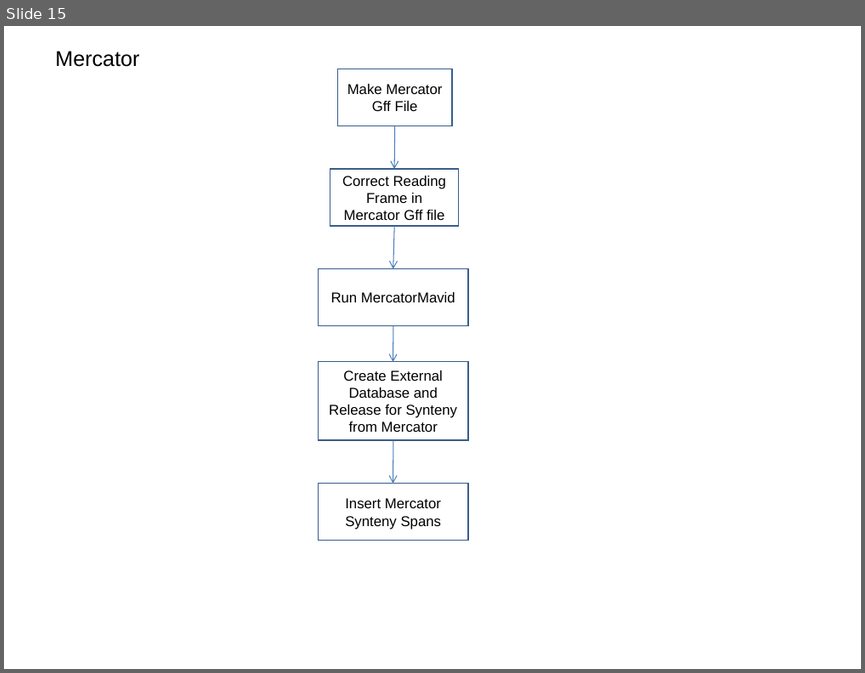
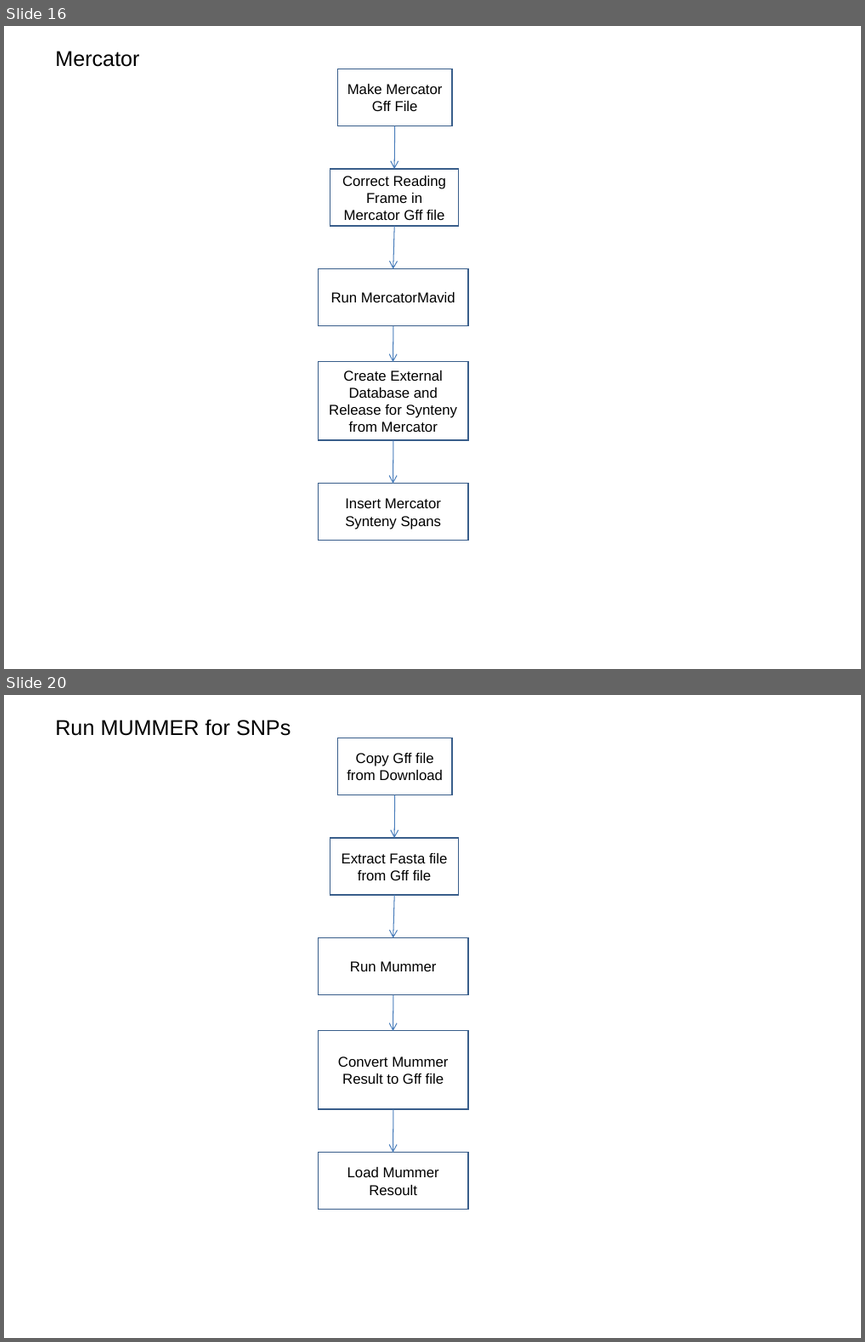
Before and after one commit to VEuPathDB/ApiCommonData, a slide deck: Load/doc/workflow/AnalysisWorkflow.ppt. Shown one above the other, each under a label of ours: slide 15 before the commit, slides 16 and 20 after it; the slides between them are not shown. The pictures are 865x673 and 865x1342 pixels, drawn with LibreOffice and Linux fonts; fonts in the diff are those of the drawing. Boxes give left, top, right and bottom in pixels: in the first picture for what was removed or moved away, otherwise in the second. Text is boxed around its words. In the diff, an @@ line names an element or a change of style, - is before the commit and + after.

```diff
--- a/Load/doc/workflow/AnalysisWorkflow.ppt
+++ b/Load/doc/workflow/AnalysisWorkflow.ppt
@@ slide 20 added at <box>4,695,861,1338</box>, background #FFFFFF @@
@@ text added at <box>55,719,290,736</box>, 18 pt, text #000000 @@
+Run MUMMER for SNPs
@@ rectangle added at <box>337,737,451,795</box>, fill #FFFFFF, outline #385D8A 0.99 pt, 12 pt, text #000000 @@
+Copy Gff file from Download
@@ arrow added from (395, 795) to (394, 838), #4A7EBB 0.74 pt @@
@@ rectangle added at <box>330,838,459,896</box>, outline #385D8A 0.99 pt, 12 pt, text #000000 @@
+Extract Fasta file from Gff file
@@ arrow added from (395, 895) to (393, 937), #4A7EBB 0.74 pt @@
@@ rectangle added at <box>318,937,468,995</box>, outline #385D8A 0.99 pt, 12 pt, text #000000 @@
+Run Mummer
@@ arrow added from (393, 995) to (393, 1031), #4A7EBB 0.74 pt @@
@@ rectangle added at <box>318,1031,468,1110</box>, outline #385D8A 0.99 pt, 12 pt, text #000000 @@
+Convert Mummer Result to Gff file
@@ arrow added from (393, 1110) to (393, 1152), #4A7EBB 0.74 pt @@
@@ rectangle added at <box>318,1151,468,1209</box>, outline #385D8A 0.99 pt, 12 pt, text #000000 @@
+Load Mummer Resoult
@@ what was slide 15 is now slide 16 @@
```
Also in this commit, not shown: 5 slides changed, 6 other slides added.
